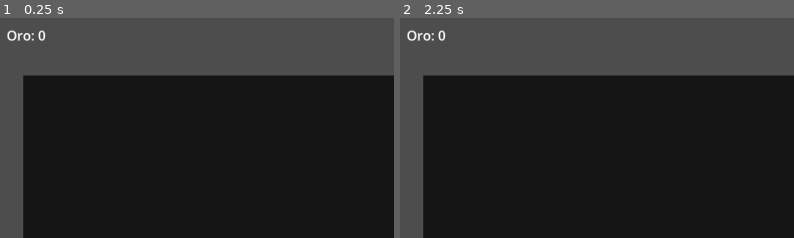
Above: before the commit, frames 1-2 (left to right).
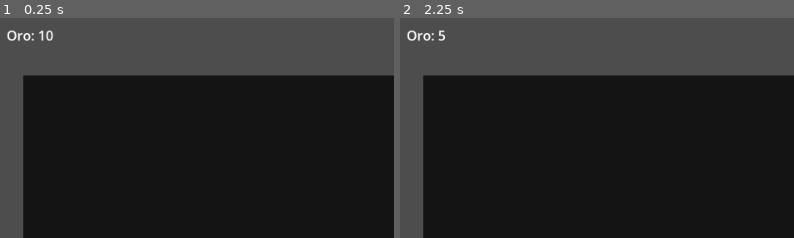
Above: after the commit, the same moments.

Repository: sbg93/Prueba
Game: Godot game, scene res://scenes/Main.tscn
The game is run twice, just before and just after one commit, with the same random seed, the same clock (stepped at 60 frames per second) and the same inputs.
Inputs:
- Up to frame 1 (0.25 s): no input
- Up to frame 2 (2.25 s): click "Compras" at 0.5 s; click "Mejoras" at 1.25 s; click "Comprar (5)" at 2 s
The pictures show only the part of the screen within x 0-50%, y 0-50%; the shares and areas given below are measured in that part.

The runs differ from the first frame. In frame 1, 0.1% of the frame differs, in the area x 9-14%, y 5-11%; in frame 2, less than 0.1%.

Commit message:
Replace binary sprites with SVG assets

Diff:
--- /dev/null
+++ b/assets/nest.svg
@@ -0,0 +1,6 @@
+<svg xmlns="http://www.w3.org/2000/svg" width="64" height="64" viewBox="0 0 64 64">
+  <rect x="10" y="18" width="44" height="28" rx="6" fill="#7a4b1f"/>
+  <rect x="14" y="22" width="36" height="6" rx="3" fill="#b58132"/>
+  <rect x="16" y="30" width="32" height="4" rx="2" fill="#a26e2f"/>
+  <rect x="16" y="38" width="32" height="4" rx="2" fill="#a26e2f"/>
+</svg>
--- /dev/null
+++ b/assets/rat.svg
@@ -0,0 +1,7 @@
+<svg xmlns="http://www.w3.org/2000/svg" width="64" height="64" viewBox="0 0 64 64">
+  <circle cx="32" cy="32" r="18" fill="#b22828"/>
+  <circle cx="32" cy="32" r="15" fill="#d84b4b"/>
+  <circle cx="24" cy="28" r="2" fill="#3a0c0c"/>
+  <circle cx="40" cy="28" r="2" fill="#3a0c0c"/>
+  <path d="M24 40 Q32 46 40 40" fill="none" stroke="#3a0c0c" stroke-width="2" stroke-linecap="round"/>
+</svg>
--- /dev/null
+++ b/assets/soldier.svg
@@ -0,0 +1,5 @@
+<svg xmlns="http://www.w3.org/2000/svg" width="64" height="64" viewBox="0 0 64 64">
+  <rect x="14" y="14" width="36" height="36" rx="6" fill="#3c78c8"/>
+  <rect x="18" y="18" width="28" height="6" rx="3" fill="#c8d4e4"/>
+  <rect x="18" y="28" width="28" height="18" rx="4" fill="#4b8adb"/>
+</svg>
--- a/scenes/Nest.tscn
+++ b/scenes/Nest.tscn
@@ -1,10 +1,10 @@
-[gd_scene load_steps=2 format=3]
+[gd_scene load_steps=3 format=3]
 
 [ext_resource type="Script" path="res://scripts/Nest.gd" id=1]
+[ext_resource type="Texture2D" path="res://assets/nest.svg" id=2]
 
 [node name="Nest" type="Node2D"]
 script = ExtResource( 1 )
 
-[node name="Polygon2D" type="Polygon2D" parent="."]
-color = Color(0.5, 0.3, 0.1, 1)
-polygon = PackedVector2Array(-10, -6, 10, -6, 14, 6, -14, 6)
+[node name="Sprite2D" type="Sprite2D" parent="."]
+texture = ExtResource( 2 )
--- a/scenes/Rat.tscn
+++ b/scenes/Rat.tscn
@@ -1,6 +1,7 @@
-[gd_scene load_steps=2 format=3]
+[gd_scene load_steps=3 format=3]
 
 [ext_resource type="Script" path="res://scripts/Rat.gd" id=1]
+[ext_resource type="Texture2D" path="res://assets/rat.svg" id=2]
 
 [sub_resource type="CircleShape2D" id=1]
 radius = 8.0
@@ -11,6 +12,5 @@
 [node name="CollisionShape2D" type="CollisionShape2D" parent="."]
 shape = SubResource( 1 )
 
-[node name="Polygon2D" type="Polygon2D" parent="."]
-color = Color(0.75, 0.2, 0.2, 1)
-polygon = PackedVector2Array(-8, -8, 8, -8, 8, 8, -8, 8)
+[node name="Sprite2D" type="Sprite2D" parent="."]
+texture = ExtResource( 2 )
--- a/scenes/Soldier.tscn
+++ b/scenes/Soldier.tscn
@@ -1,10 +1,10 @@
-[gd_scene load_steps=2 format=3]
+[gd_scene load_steps=3 format=3]
 
 [ext_resource type="Script" path="res://scripts/Soldier.gd" id=1]
+[ext_resource type="Texture2D" path="res://assets/soldier.svg" id=2]
 
 [node name="Soldier" type="Node2D"]
 script = ExtResource( 1 )
 
-[node name="Polygon2D" type="Polygon2D" parent="."]
-color = Color(0.2, 0.6, 1, 1)
-polygon = PackedVector2Array(-10, -10, 10, -10, 10, 10, -10, 10)
+[node name="Sprite2D" type="Sprite2D" parent="."]
+texture = ExtResource( 2 )
--- a/scripts/Game.gd
+++ b/scripts/Game.gd
@@ -23,7 +23,7 @@
 @onready var soldier_button: Button = $HUD/UIRoot/Sidebar/SidebarContent/PurchasesList/SoldierRow/SoldierBuyButton
 @onready var click_upgrade_button: Button = $HUD/UIRoot/Sidebar/SidebarContent/UpgradesList/ClickUpgradeRow/ClickUpgradeButton
 
-var gold := 0
+var gold := 10
 var click_damage := 1
 var nest_count := 0
 var soldier_count := 0
